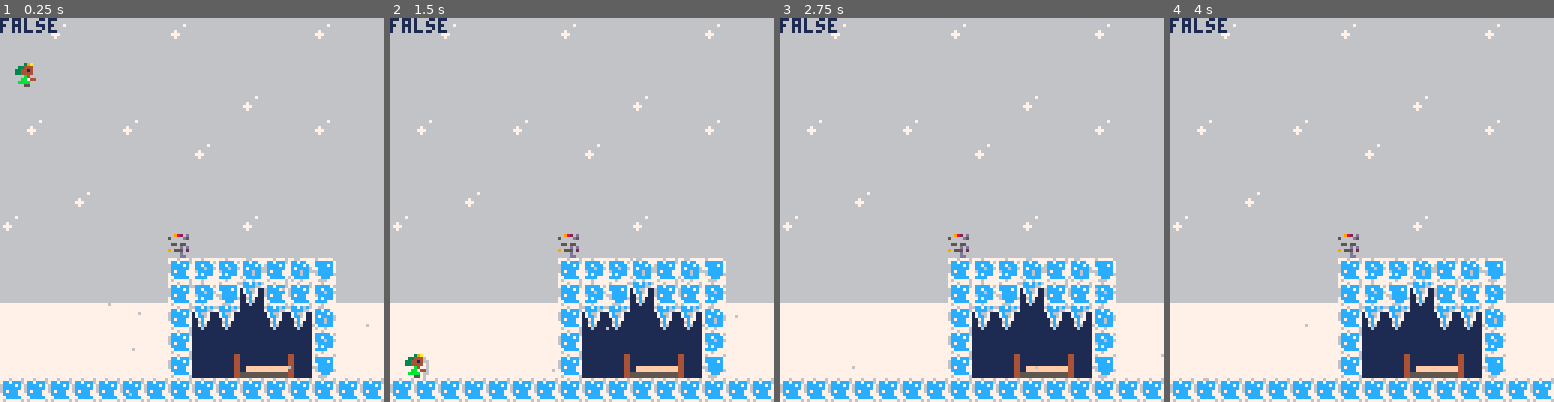
Above: before the commit, frames 1-4 (left to right).
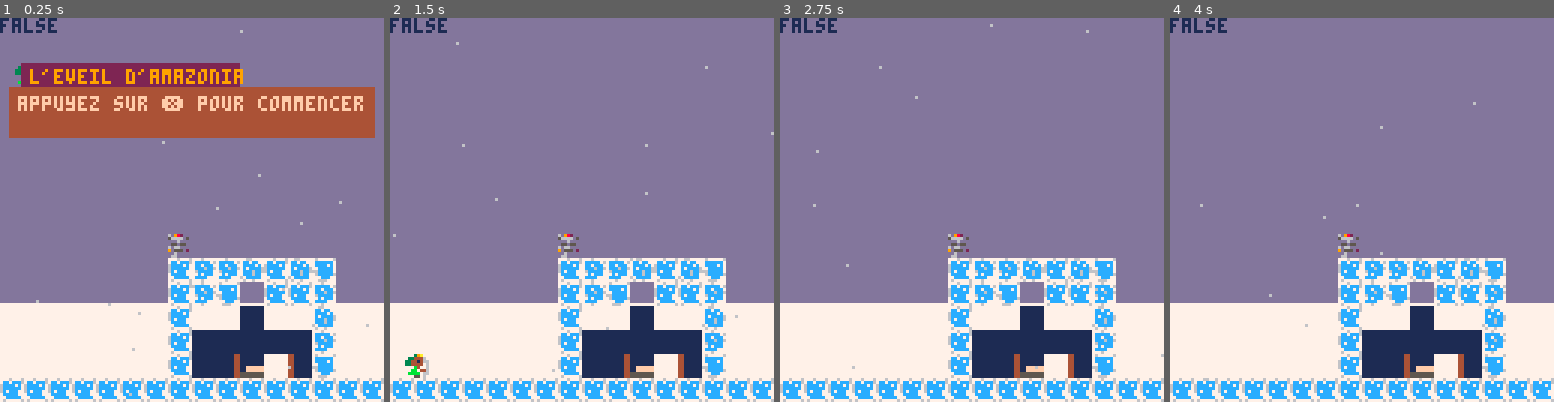
Above: after the commit, the same moments.

Repository: adatechschool/doris-pico-8-BastienVintras
Game: PICO-8 cartridge tuto.p8
The game is run twice, just before and just after one commit, with the same random seed, the same clock (stepped at 60 frames per second) and the same inputs.
Inputs:
- Up to frame 1 (0.25 s): no input
- Up to frame 2 (1.5 s): tap X (X key) at 1.07 s
- Up to frame 3 (2.75 s): hold Left 1.97-2.37 s; tap X (X key) at 2.07, 2.4, 2.73 s
- Up to frame 4 (4 s): hold Right 2.87-3.53 s; tap X (X key) at 3.07, 3.4, 3.73 s; hold Up from 3.58 s (still down)

The runs differ from the first frame. In frame 1, 71% of the frame differs, in the area x 0-100%, y 0-94%; in frame 2, 71%; in frame 3, 71%; in frame 4, 71%.

Commit message:
modif dialogue

Diff:
--- a/tuto.p8
+++ b/tuto.p8
@@ -17,7 +17,7 @@
 
 timer=0
 blinking=true
-
+init_msg()
 end
 
 function _draw()
@@ -54,6 +54,7 @@
 	for s in all(snow) do
 	pset(s.x,s.y,s.col)
  end
+ draw_msg()
 end
 
 
@@ -87,7 +88,7 @@
 
 update_snow()
 
-
+update_msg()
 
 end
 
@@ -108,7 +109,7 @@
 
 --fond
 function draw_background()
- rectfill(0,0,127*8,127*8,6)
+ rectfill(0,0,127*8,127*8,13)
  rectfill(0,95,127*8,127*8,7)
  end
 -->8
@@ -160,6 +161,39 @@
 	print('pour ressayer !',p.x-23, 80,9)
 	end
 end
+-->8
+--messages
+
+function init_msg()
+message={}
+create_msg("l'eveil d'amazonia","appuyez sur ❎ pour commencer")
+end
+
+function create_msg(name,...)
+
+msg_title=name
+messages={...}
+end
+
+function update_msg()
+	if btnp(❎) then
+	deli(messages,1)
+end
+end
+
+function draw_msg()
+if messages[1] then
+local y=15
+
+
+ rectfill(7,y,7+#msg_title*4,y+20,2)
+ print (msg_title,10,y+2,9)
+
+ rectfill(3,y+8,124,y+24,4)
+ rect(3,y+8,124,y+24,4)
+ print(messages[1],6,y+11,15)
+end
+end
 
 
 
@@ -213,3 +247,6 @@
 0000000000000012060606060613000000000000000000000000000000000000000000000000000000000000000000000000000000000000000000000000000000000000000000000000000000000000000000000000000000000000000000000000000000000000000000000000000000000000000000000000000000000000
 00000000000000120617181e1915000000000000000000000000000000000000000000000000000000000000000000000000000000000000000000000000000000000000000000000000000000000000000000000000000000000000000000000000000000000000000000000000000000000000000000000000000000000000
 1212121212121212121212121212121212151515151515151515151515151515151515151515151515151515151515151515151515151515151515151515151515151515151515151515151515151515151515151515151515151515151515151515151515151515151515151515151515151515151515151515151515151515
+0000000000000000000000000000000000000000000000000000000000000000000000000000000000000000000000000000000000000000000000000000000000000000000000000000000000000000000000000000000000000000000000000000000000000000000000000000000000000000000000000000000000000000
+0000000000000000000000000000000000000000000000000000000000000000000000000000000000000000000000000000000000000000000000000000000000000000000000000000000000000000000000000000000000000000000000000000000000000000000000000000000000000000000000000000000000000000
+0000000000000012000000000000000000000000000000000000000000000000000000000000000000000000000000000000000000000000000000000000000000000000000000000000000000000000000000000000000000000000000000000000000000000000000000000000000000000000000000000000000000000000
Not shown, changed: 24 lines of the sprite sheet (__gfx__) section of tuto.p8
